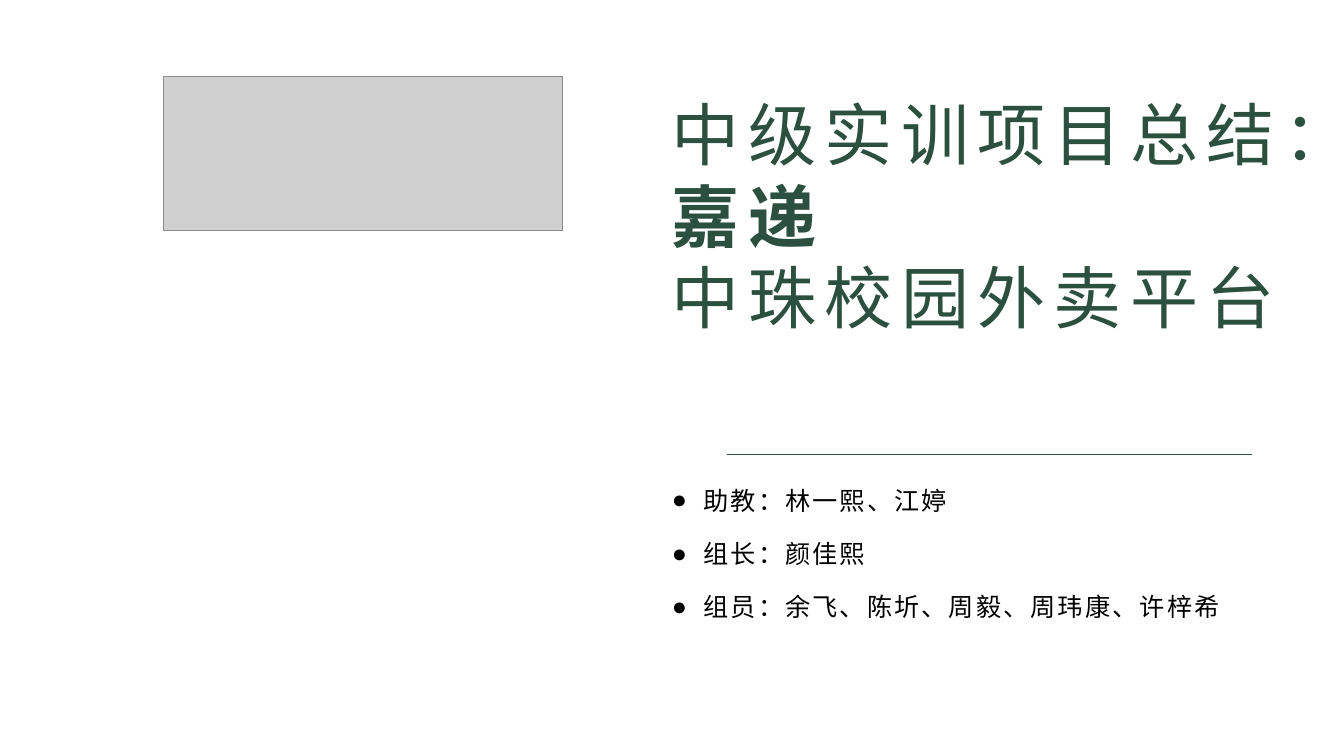
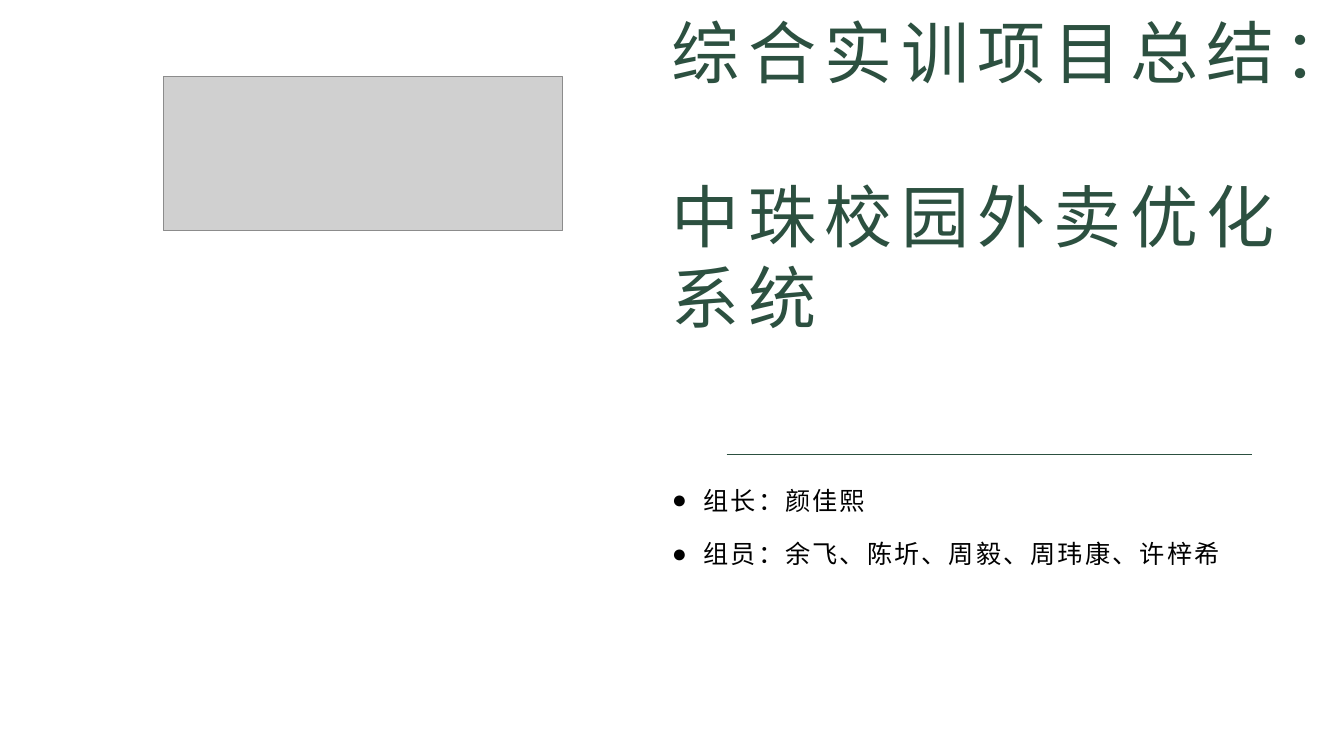
Before and after one commit to Greenhandyanjx/SYSU-campus-food-delivery, a slide deck: slide 1 of 综合实训答辩ppt.pptx. Drawn at 1344x756 pixels with LibreOffice and Linux fonts; fonts in the diff are those of the drawing; grey boxes stand for pictures; background and template pictures are left out. Boxes give left, top, right and bottom in pixels: in the first picture for what was removed or moved away, otherwise in the second. Text is boxed around its words. In the diff, an @@ line names an element or a change of style, - is before the commit and + after.

```diff
--- a/综合实训答辩ppt.pptx
+++ b/综合实训答辩ppt.pptx
@@ title at [672, 20, 1344, 328]: text changed @@
-中级实训项目总结：嘉递
-中珠校园外卖平台
+综合实训项目总结：
+中珠校园外卖优化系统
@@ text at [703, 488, 946, 512]: paragraph removed @@
-● 助教：林一熙、江婷
```
Also in this commit, not shown: 1 other slide changed, 21 other files.
